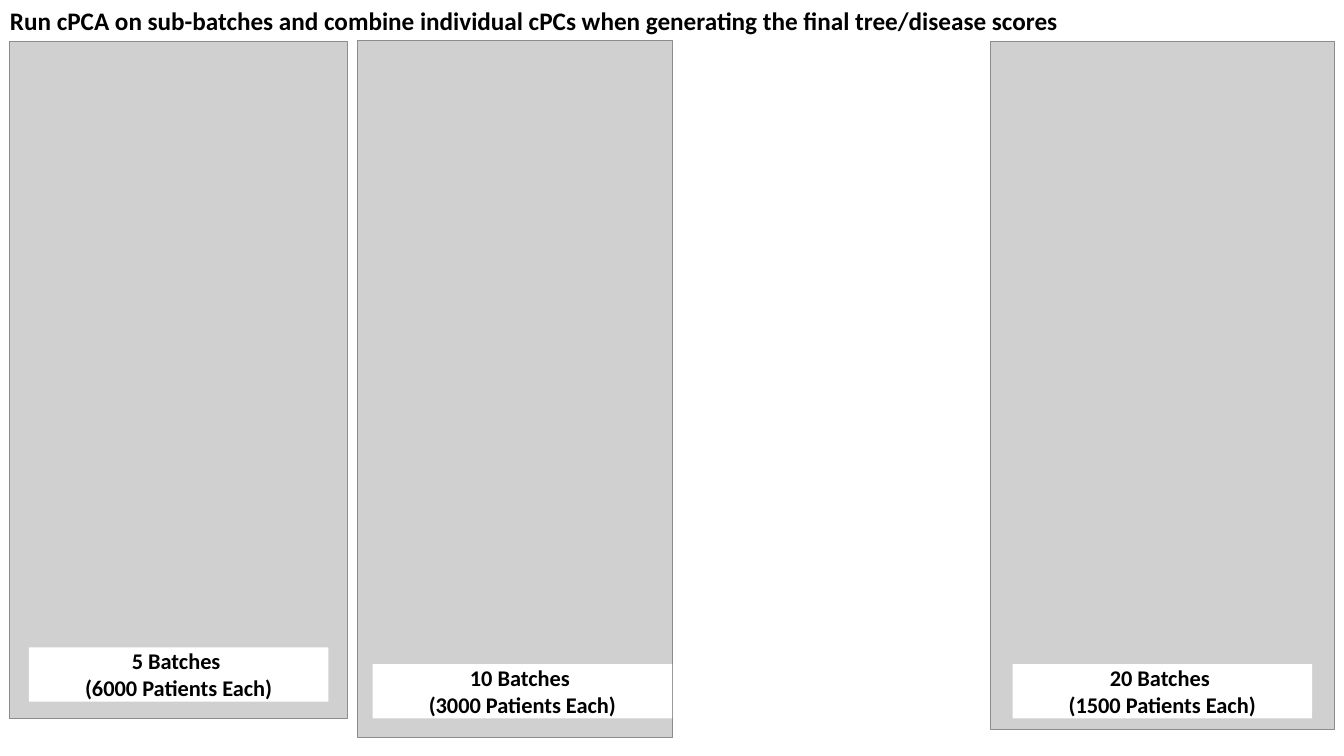
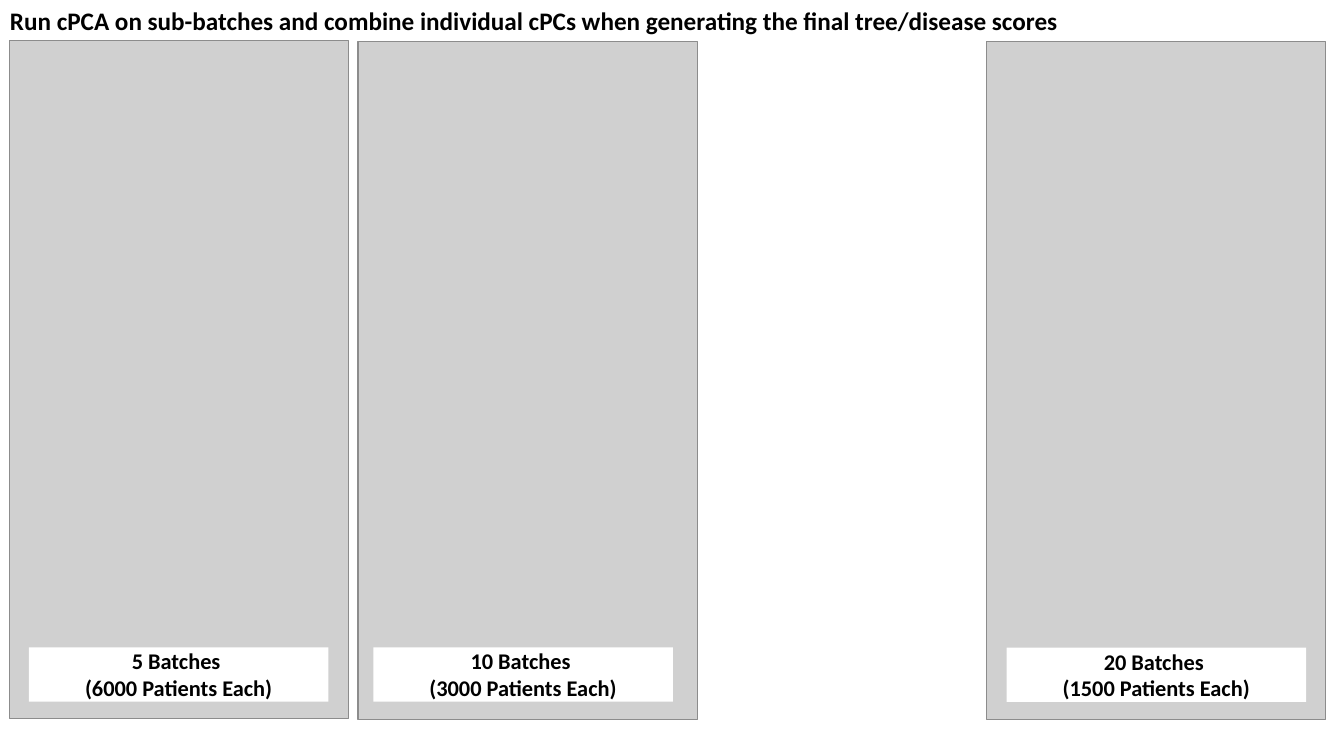
Before and after one commit to zhaohanxiong/OxfordCVM, a slide deck: slide 19 of job_results.pptx (slide 18 before the commit). Drawn at 1344x756 pixels with LibreOffice and Linux fonts; fonts in the diff are those of the drawing; grey boxes stand for pictures. Boxes give left, top, right and bottom in pixels: in the first picture for what was removed or moved away, otherwise in the second. Text is boxed around its words. In the diff, an @@ line names an element or a change of style, - is before the commit and + after.

```diff
--- a/job_results.pptx
+++ b/job_results.pptx
@@ picture: place and size @@
-picture at box(358, 40, 673, 737)
+picture at box(358, 41, 697, 719)
@@ picture: place and size @@
-picture at box(990, 41, 1335, 730)
+picture at box(987, 41, 1326, 719)
@@ rectangle "10 Batches": place and size @@
-rectangle "10 Batches" at box(373, 664, 673, 719)
+rectangle "10 Batches" at box(373, 647, 673, 702)
@@ rectangle "20 Batches": place and size @@
-rectangle "20 Batches" at box(1013, 664, 1313, 719)
+rectangle "20 Batches" at box(1007, 648, 1307, 703)
```
Also in this commit, not shown: 1 slide added.
